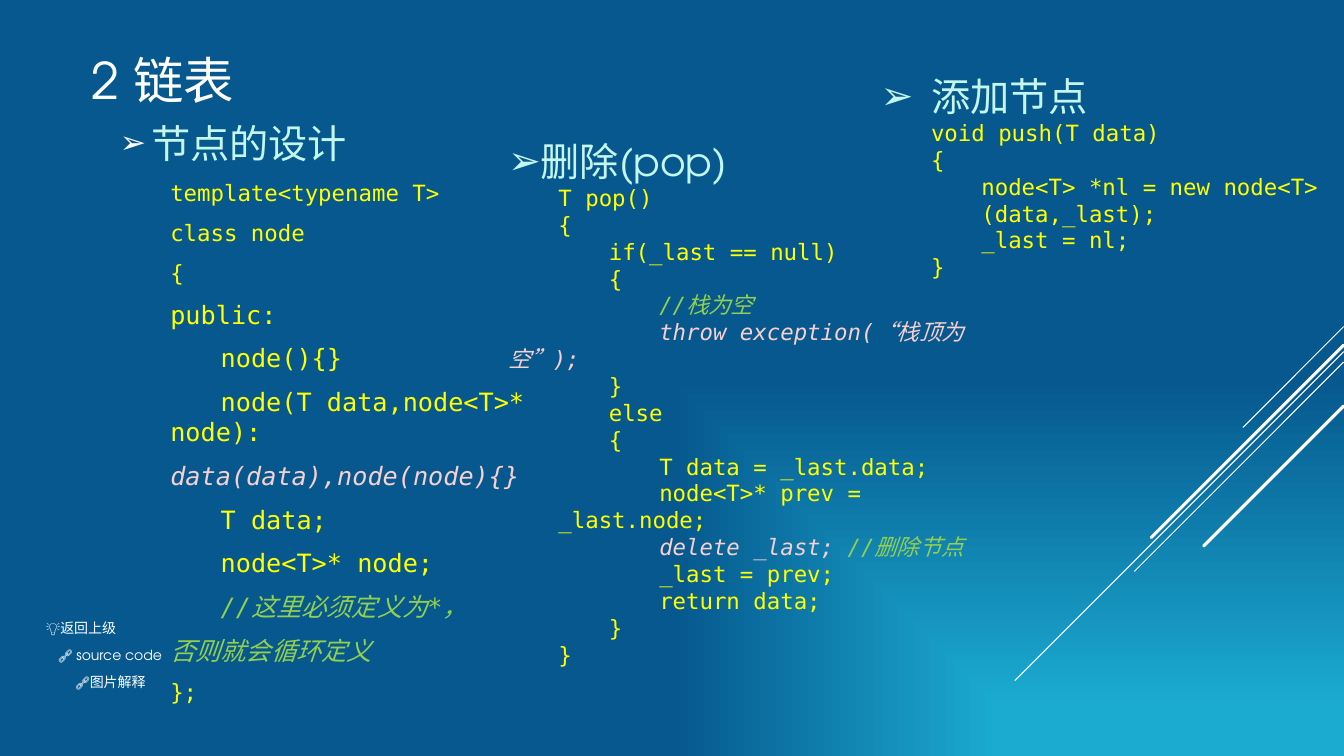
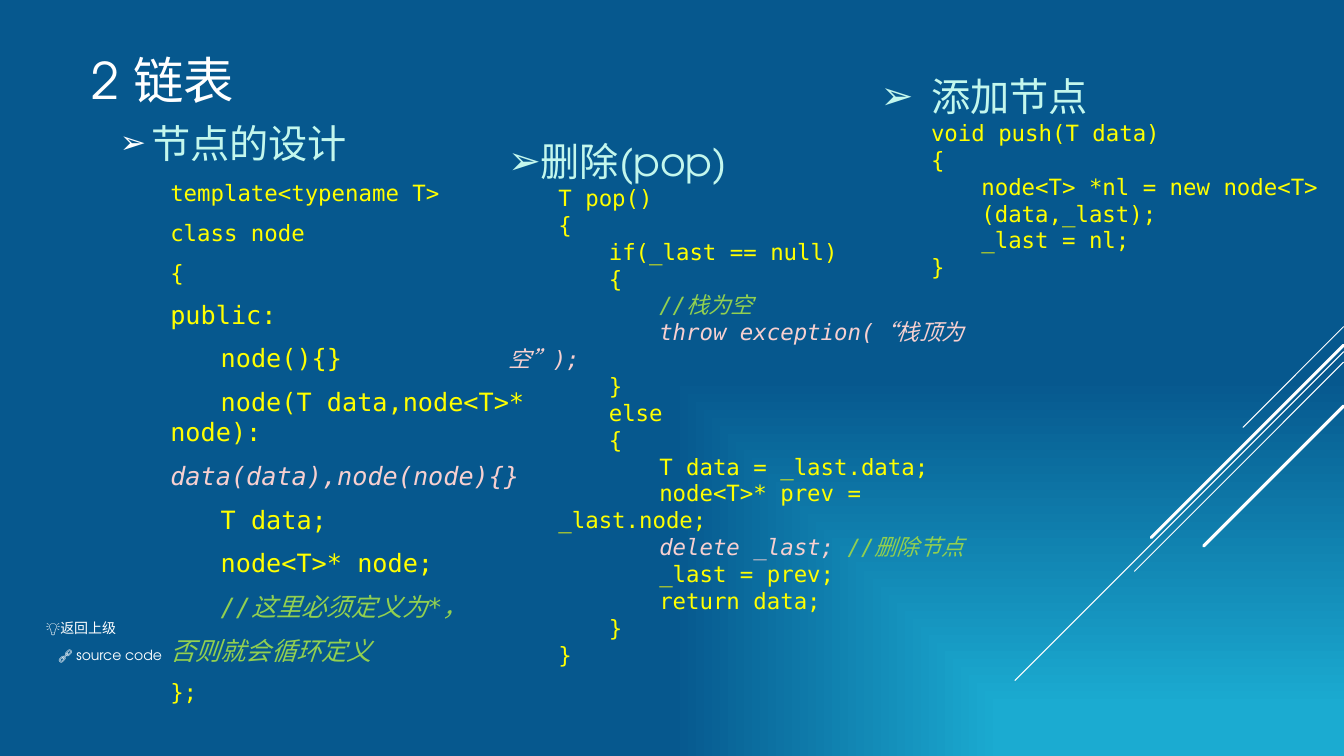
Before and after one commit to h1542462994/homework.gallery, a slide deck: slide 8 of .cpp/下学期实验/exp4/第四次实验分享.pptx. Drawn at 1344x756 pixels with LibreOffice and Linux fonts; fonts in the diff are those of the drawing. Boxes give left, top, right and bottom in pixels: in the first picture for what was removed or moved away, otherwise in the second. Text is boxed around its words. In the diff, an @@ line names an element or a change of style, - is before the commit and + after.

```diff
--- a/.cpp/下学期实验/exp4/第四次实验分享.pptx
+++ b/.cpp/下学期实验/exp4/第四次实验分享.pptx
@@ text removed at (x1=90, y1=675, x2=146, y2=688) @@
-🔗图片解释
```
Also in this commit, not shown: 6 other slides changed, 3 slides added, 1 other file.
